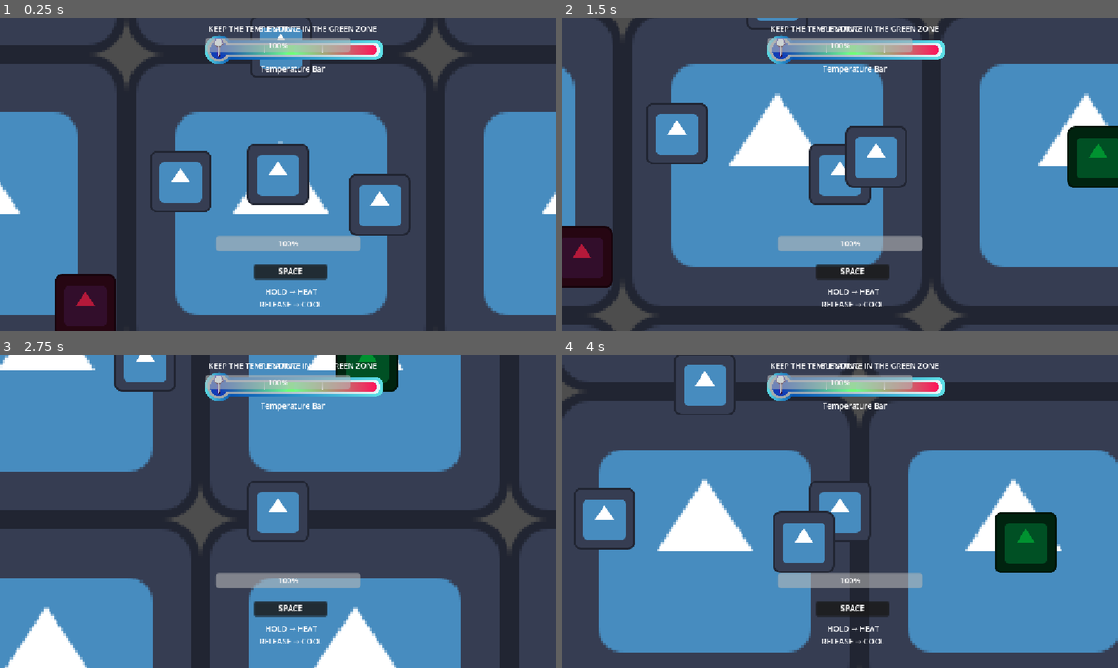
Above: before the commit, frames 1-4 (two rows, left to right).
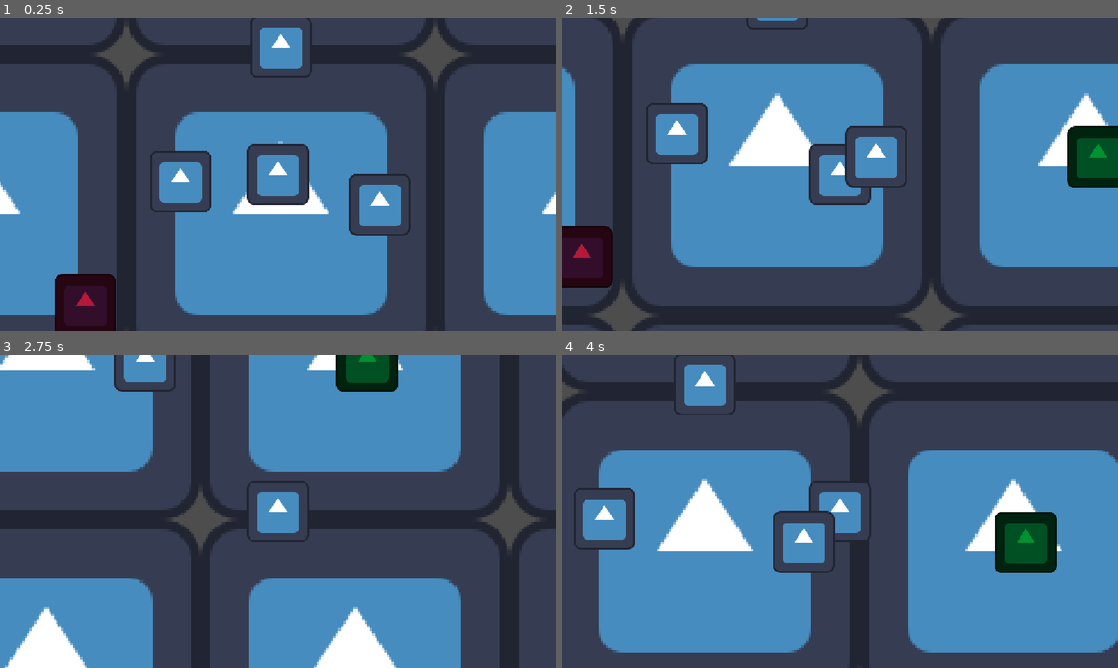
Above: after the commit, the same moments.

Repository: Yatagarasu163/Mini-Jame-Gam-59
Game: Godot game, scene res://Scenes/main_game.tscn
The game is run twice, just before and just after one commit, with the same random seed, the same clock (stepped at 60 frames per second) and the same inputs. The engine's default icon, where the game draws it, is replaced by a stand-in: a white triangle on a blue panel in a dark square.
Inputs:
- Up to frame 1 (0.25 s): no input
- Up to frame 2 (1.5 s): tap Enter at 0.5 s; hold D (move_right) 0.53-1.28 s; tap E (interact) at 0.6 s; tap Space (mash_space) at 1.25 s; hold S (move_down) from 1.28 s (still down); tap F (mash_f) at 1.35 s
- Up to frame 3 (2.75 s): release S (move_down) at 2.03 s; hold D (move_right) from 2.03 s (still down); tap Q (mash_q) at 2.1 s
- Up to frame 4 (4 s): release D (move_right) at 2.78 s; hold W (move_up) 2.78-3.53 s; tap R (mash_r) at 2.85 s; hold A (move_left) from 3.53 s (still down); hold Space (mash_space) from 3.53 s (still down)

The runs differ from the first frame. In frame 1, 4.7% of the frame differs, in the area x 36-69%, y 2-93%; in frame 2, 4.7%; in frame 3, 4.7%; in frame 4, 4.6%.
Error before the commit: Invalid assignment of property or key 'visible' with value of type 'bool' on a base object of type 'Nil'. (res://Code-y)

Commit message:
It workssssss

Diff:
--- a/Scenes/main_game.tscn
+++ b/Scenes/main_game.tscn
@@ -364,9 +364,14 @@
 instructionText = NodePath("../MiniGameUI/instruction")
 buttonGlow = NodePath("../MiniGameUI/KeyIndicator/SmallKeyCapGlow")
 
-[node name="CookingMachine" parent="." unique_id=1748030692 instance=ExtResource("8_73nn6")]
+[node name="CookingMachine" parent="." unique_id=1748030692 node_paths=PackedStringArray("cookingUI", "temperatureIndicator", "temperatureBar", "temperatureLabel", "cookingProgressBar") instance=ExtResource("8_73nn6")]
 position = Vector2(665, -8)
 machineType = 1
+cookingUI = NodePath("../MiniGameUI/CookingUI")
+temperatureIndicator = NodePath("../MiniGameUI/CookingUI/TemperatureIndicator")
+temperatureBar = NodePath("../MiniGameUI/CookingUI/TemparatureBarImage")
+temperatureLabel = NodePath("../MiniGameUI/CookingUI/TemperatureBarText")
+cookingProgressBar = NodePath("../MiniGameUI/CookingUI/CookingProgressBar")
 
 [node name="Sprite2D" parent="CookingMachine" index="0" unique_id=1522078674]
 modulate = Color(4.813075e-08, 0.5721783, 0.18850693, 1)
@@ -377,9 +382,12 @@
 [node name="Sprite2D" parent="CookingMachine/OutputPoint/OutputItem" parent_id_path=PackedInt32Array(1748030692, 1068318048) index="0" unique_id=1620921805]
 modulate = Color(0, 0, 0, 1)
 
-[node name="BlenderMachine" parent="." unique_id=909720830 instance=ExtResource("8_73nn6")]
+[node name="BlenderMachine" parent="." unique_id=909720830 node_paths=PackedStringArray("blenderUI", "blendingProgressBar", "blendingLabel") instance=ExtResource("8_73nn6")]
 position = Vector2(1330, -16)
 machineType = 2
+blenderUI = NodePath("../MiniGameUI/BlenderUI")
+blendingProgressBar = NodePath("../MiniGameUI/BlenderUI/CuttingProgressBar")
+blendingLabel = NodePath("../MiniGameUI/BlenderUI/BlendingInstruction")
 
 [node name="Sprite2D" parent="BlenderMachine" index="0" unique_id=1522078674]
 modulate = Color(4.813075e-08, 0.5721783, 0.18850693, 1)
